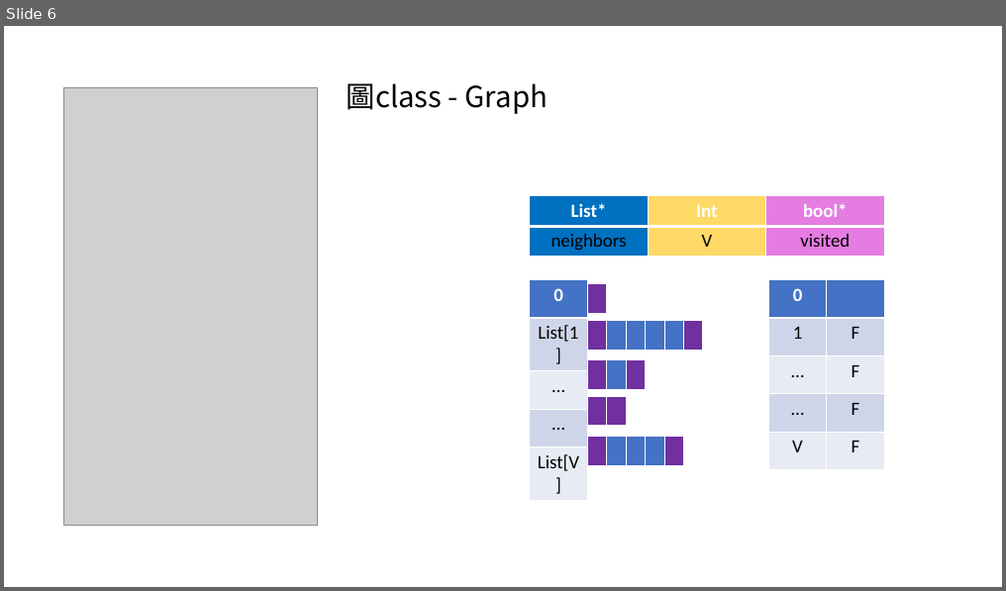
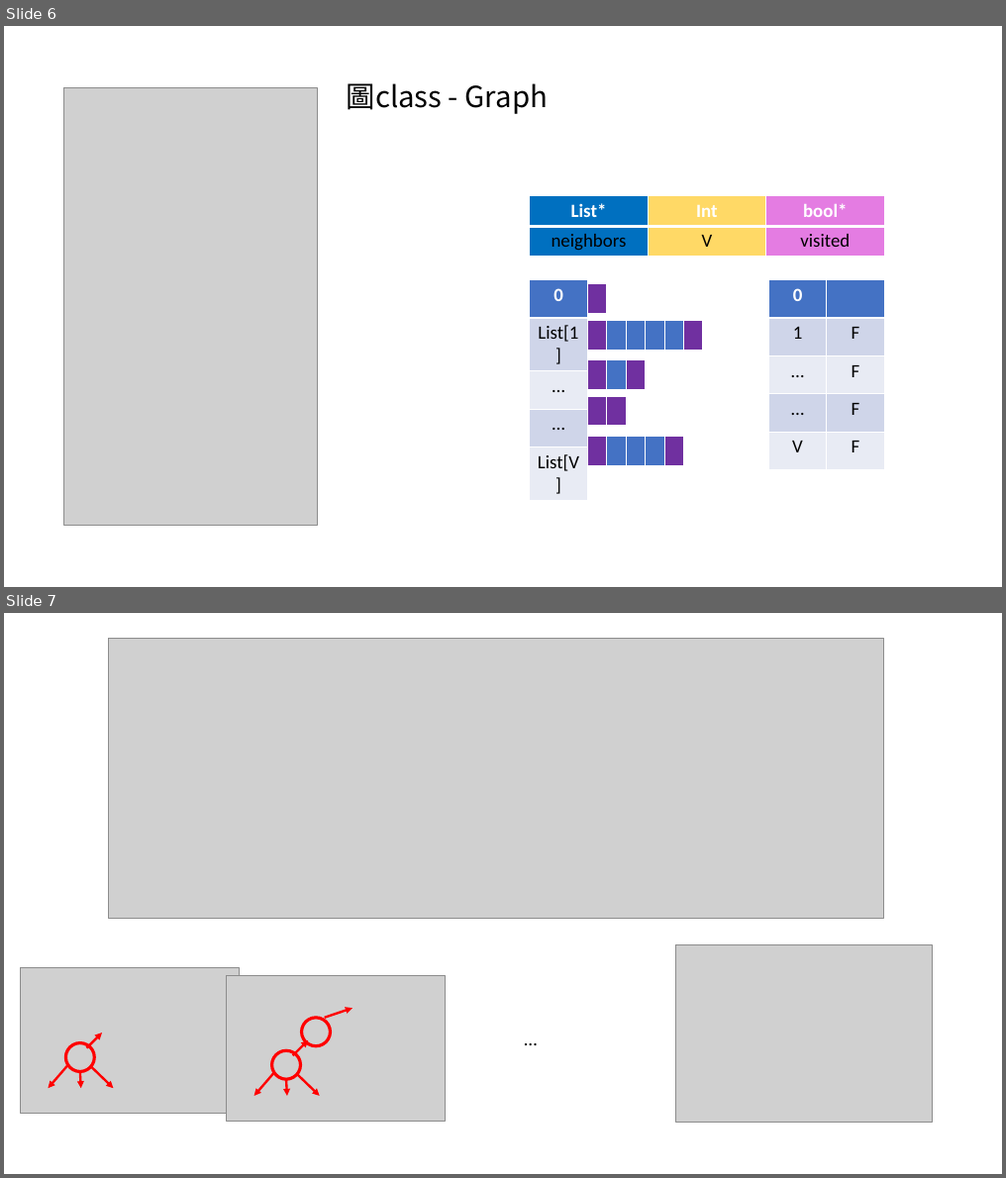
Before and after one commit to Keycatowo/NTHU-OJ, a slide deck: 1660 -DS_Hon_hw2/12235/示意圖.pptx. Shown one above the other, each under a label of ours: slide 6 before the commit, slides 6 and 7 after it. The pictures are 1006x591 and 1006x1178 pixels, drawn with LibreOffice and Linux fonts; fonts in the diff are those of the drawing; grey boxes stand for pictures. Boxes give left, top, right and bottom in pixels: in the first picture for what was removed or moved away, otherwise in the second. Text is boxed around its words. In the diff, an @@ line names an element or a change of style, - is before the commit and + after.

```diff
--- a/1660 -DS_Hon_hw2/12235/示意圖.pptx
+++ b/1660 -DS_Hon_hw2/12235/示意圖.pptx
@@ slide 7 added at [4, 613, 1002, 1174], background #FFFFFF @@
@@ picture added at [109, 639, 884, 919] @@
@@ picture added at [21, 967, 239, 1113] @@
@@ picture added at [676, 946, 933, 1122] @@
@@ picture added at [227, 975, 445, 1121] @@
@@ ellipse added at [302, 1018, 331, 1047], outline #FF0000 3 pt @@
@@ arrow added from (325, 1018) to (352, 1008), #FF0000 2.25 pt @@
@@ text added at [517, 1023, 623, 1054], 18 pt, text #000000 @@
+…
@@ ellipse added at [66, 1044, 94, 1072], outline #FF0000 3 pt @@
@@ arrow added from (87, 1048) to (102, 1033), #FF0000 2.25 pt @@
@@ ellipse added at [272, 1051, 300, 1079], outline #FF0000 3 pt @@
@@ arrow added from (293, 1057) to (308, 1041), #FF0000 2.25 pt @@
@@ arrow added from (67, 1065) to (49, 1088), #FF0000 2.25 pt @@
@@ arrow added from (80, 1072) to (81, 1088), #FF0000 2.25 pt @@
@@ arrow added from (90, 1065) to (113, 1088), #FF0000 2.25 pt @@
@@ arrow added from (273, 1074) to (254, 1096), #FF0000 2.25 pt @@
@@ arrow added from (286, 1079) to (287, 1096), #FF0000 2.25 pt @@
@@ arrow added from (297, 1074) to (319, 1096), #FF0000 2.25 pt @@
```
Also in this commit, not shown: 1 other slide added, 1 slide removed.
